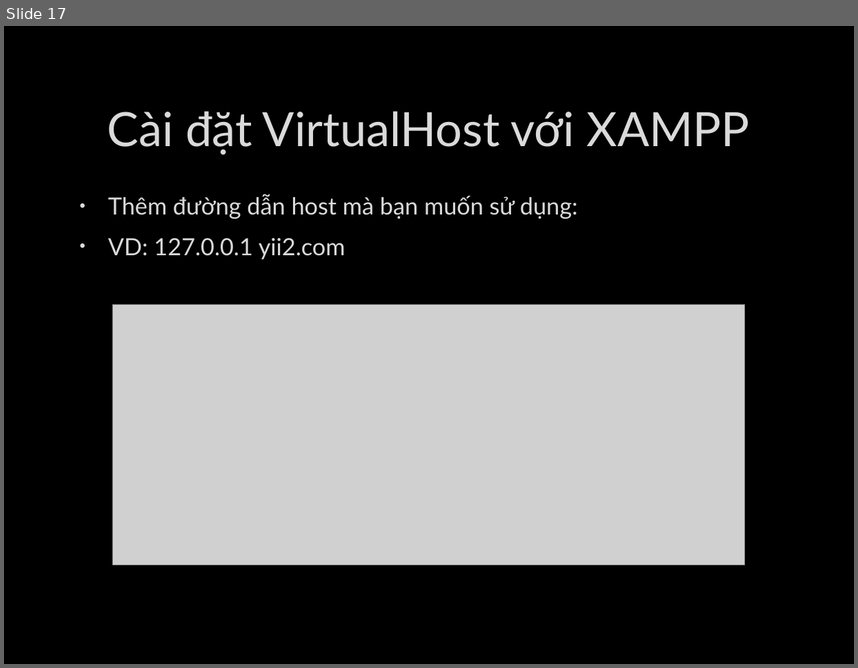
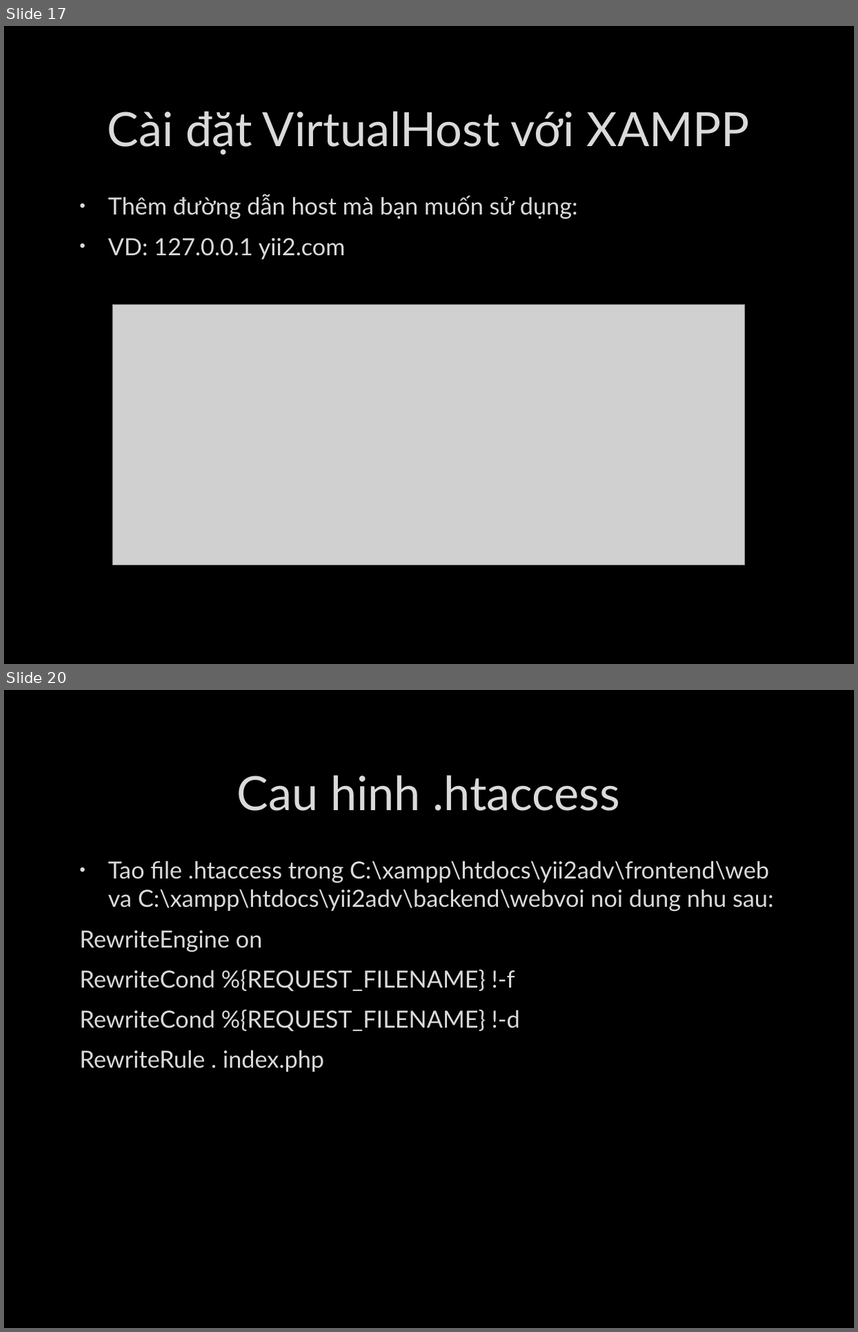
Before and after one commit to deviknight/php, a slide deck: Yii-Framwork.pptx. Shown one above the other, each under a label of ours: slide 17 before the commit, slides 17 and 20 after it; the slides between them are not shown. The pictures are 858x668 and 858x1332 pixels, drawn with LibreOffice and Linux fonts; fonts in the diff are those of the drawing; grey boxes stand for pictures; background and template pictures are left out. Boxes give left, top, right and bottom in pixels: in the first picture for what was removed or moved away, otherwise in the second. Text is boxed around its words. In the diff, an @@ line names an element or a change of style, - is before the commit and + after.

Commit message:
update .htaccess section

```diff
--- a/Yii-Framwork.pptx
+++ b/Yii-Framwork.pptx
@@ slide 20 added at [4,690,854,1328], background picture (left out) @@
@@ title added at [237,775,620,811], 40 pt, text #DADADA @@
+Cau hinh .htaccess
@@ text added at [80,860,774,1072], 20 pt, text #DADADA @@
+• Tao file .htaccess trong C:\xampp\htdocs\yii2adv\frontend\web va C:\xampp\htdocs\yii2adv\backend\webvoi noi dung nhu sau:
+RewriteEngine on
+RewriteCond %{REQUEST_FILENAME} !-f
+RewriteCond %{REQUEST_FILENAME} !-d
+RewriteRule . index.php
```
Also in this commit, not shown: 2 slides changed, 5 other slides added.
